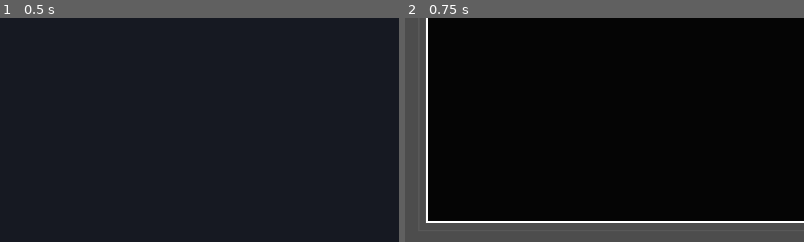
Above: before the commit, frames 1-2 (left to right).
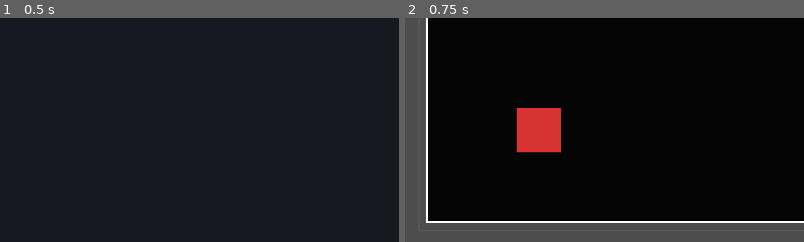
Above: after the commit, the same moments.

Repository: goenc/qix-project
Game: Godot game, scene res://scenes/title_main.tscn
Same seed, same stepped clock (60 frames per second), same inputs: the game is played once before the commit and once after it.
Inputs (mouse positions are % of the whole screen's width and height, from its top left):
- Up to frame 1 (0.5 s): no input
- Up to frame 2 (0.75 s): tap Enter (ui_accept) at 0.5 s; move the mouse to (72, 45) at 0.52 s; hold Right (move_right) from 0.53 s (still down); tap Shift at 0.6 s; click (72, 45) at 0.67 s
The pictures show only the part of the screen within x 0-50%, y 48-98%; the shares and areas given below are measured in that part.

Frame 1 is identical in both runs. In frame 2, 2.3% of the frame differs, in the area x 27-40%, y 40-61%.

Commit message:
BBOS を固定出現する敵として追加
・BaseMain に BBOS インスタンスを追加し playfield_rect の適用を共通化した
・BBOS の scene と script を追加し 64x64 の見た目と当たり判定を定義した
・BBOS がプレイフィールド内へ一度だけランダム出現し 画面サイズ変更時は場内へ clamp されるようにした
・ヘッドレスで base_main.tscn を起動し 終了コード 0 を確認した

Diff:
--- a/scenes/base_main.tscn
+++ b/scenes/base_main.tscn
@@ -1,12 +1,15 @@
-[gd_scene load_steps=3 format=3]
+[gd_scene load_steps=4 format=3]
 
 [ext_resource type="Script" path="res://scripts/game/base_main.gd" id="1_script"]
 [ext_resource type="PackedScene" path="res://scenes/player/base_player.tscn" id="2_player_scene"]
+[ext_resource type="PackedScene" path="res://scenes/enemy/bbos.tscn" id="3_bbos_scene"]
 
 [node name="BaseMain" type="Node2D"]
 script = ExtResource("1_script")
 
 [node name="BasePlayer" parent="." instance=ExtResource("2_player_scene")]
+
+[node name="BBOS" parent="." instance=ExtResource("3_bbos_scene")]
 
 [node name="Ui" type="CanvasLayer" parent="."]
 
--- /dev/null
+++ b/scenes/enemy/bbos.tscn
@@ -0,0 +1,17 @@
+[gd_scene load_steps=3 format=3]
+
+[ext_resource type="Script" path="res://scripts/enemy/bbos.gd" id="1_script"]
+[sub_resource type="RectangleShape2D" id="RectangleShape2D_pick"]
+size = Vector2(64, 64)
+
+[node name="BBOS" type="Node2D" groups=["debug_bbos_collision"]]
+script = ExtResource("1_script")
+
+[node name="Body" type="Polygon2D" parent="."]
+color = Color(0.85, 0.2, 0.2, 1)
+polygon = PackedVector2Array(-32, -32, 32, -32, 32, 32, -32, 32)
+
+[node name="PickArea" type="Area2D" parent="."]
+
+[node name="CollisionShape2D" type="CollisionShape2D" parent="PickArea"]
+shape = SubResource("RectangleShape2D_pick")
--- /dev/null
+++ b/scripts/enemy/bbos.gd
@@ -0,0 +1,73 @@
+extends Node2D
+
+const HALF_SIZE := Vector2(32.0, 32.0)
+
+@onready var pick_area: Area2D = $PickArea
+
+var playfield_rect: Rect2 = Rect2()
+var rng := RandomNumberGenerator.new()
+var has_spawned := false
+
+
+func _ready() -> void:
+	rng.randomize()
+	if is_instance_valid(pick_area):
+		pick_area.set_meta(&"debug_pick_owner", self)
+
+
+func set_playfield_rect(rect: Rect2) -> void:
+	playfield_rect = rect.abs()
+	if playfield_rect.size.x <= 0.0 or playfield_rect.size.y <= 0.0:
+		return
+
+	var spawnable_rect := _get_spawnable_rect(playfield_rect)
+	if !has_spawned:
+		position = _pick_random_point(spawnable_rect)
+		has_spawned = true
+		return
+
+	if !_rect_has_point(spawnable_rect, position):
+		position = _clamp_point_to_rect(position, spawnable_rect)
+
+
+func _get_spawnable_rect(rect: Rect2) -> Rect2:
+	var min_x := rect.position.x + HALF_SIZE.x
+	var max_x := rect.end.x - HALF_SIZE.x
+	var min_y := rect.position.y + HALF_SIZE.y
+	var max_y := rect.end.y - HALF_SIZE.y
+
+	if min_x > max_x:
+		var center_x := rect.position.x + rect.size.x * 0.5
+		min_x = center_x
+		max_x = center_x
+	if min_y > max_y:
+		var center_y := rect.position.y + rect.size.y * 0.5
+		min_y = center_y
+		max_y = center_y
+
+	return Rect2(
+		Vector2(min_x, min_y),
+		Vector2(max_x - min_x, max_y - min_y)
+	)
+
+
+func _pick_random_point(rect: Rect2) -> Vector2:
+	var x := rect.position.x if is_zero_approx(rect.size.x) else rng.randf_range(rect.position.x, rect.end.x)
+	var y := rect.position.y if is_zero_approx(rect.size.y) else rng.randf_range(rect.position.y, rect.end.y)
+	return Vector2(x, y)
+
+
+func _clamp_point_to_rect(point: Vector2, rect: Rect2) -> Vector2:
+	return Vector2(
+		clampf(point.x, rect.position.x, rect.end.x),
+		clampf(point.y, rect.position.y, rect.end.y)
+	)
+
+
+func _rect_has_point(rect: Rect2, point: Vector2) -> bool:
+	return (
+		point.x >= rect.position.x
+		and point.x <= rect.end.x
+		and point.y >= rect.position.y
+		and point.y <= rect.end.y
+	)
--- a/scripts/game/base_main.gd
+++ b/scripts/game/base_main.gd
@@ -13,6 +13,7 @@
 @export var playfield_outer_frame_padding := 12.0
 
 @onready var base_player = $BasePlayer
+@onready var bbos = $BBOS
 @onready var state_label: Label = $Ui/Root/StateLabel
 @onready var position_label: Label = $Ui/Root/PositionLabel
 @onready var claimed_label: Label = $Ui/Root/ClaimedLabel
@@ -25,7 +26,7 @@
 	get_tree().paused = false
 	_register_input_map()
 	_recalculate_playfield_rect()
-	_apply_playfield_to_player()
+	_apply_playfield_to_entities()
 	var viewport := get_viewport()
 	if is_instance_valid(viewport) and !viewport.size_changed.is_connected(_on_viewport_size_changed):
 		viewport.size_changed.connect(_on_viewport_size_changed)
@@ -124,7 +125,7 @@
 
 func _on_viewport_size_changed() -> void:
 	_recalculate_playfield_rect()
-	_apply_playfield_to_player()
+	_apply_playfield_to_entities()
 	queue_redraw()
 	_sync_hud()
 
@@ -146,6 +147,8 @@
 	)
 
 
-func _apply_playfield_to_player() -> void:
+func _apply_playfield_to_entities() -> void:
 	if is_instance_valid(base_player):
 		base_player.set_playfield_rect(playfield_rect)
+	if is_instance_valid(bbos):
+		bbos.set_playfield_rect(playfield_rect)
Not shown, changed: runtime/commit_details.md
Not shown, changed: runtime/commit_message.md
Not shown, removed: tools/run.ps1
